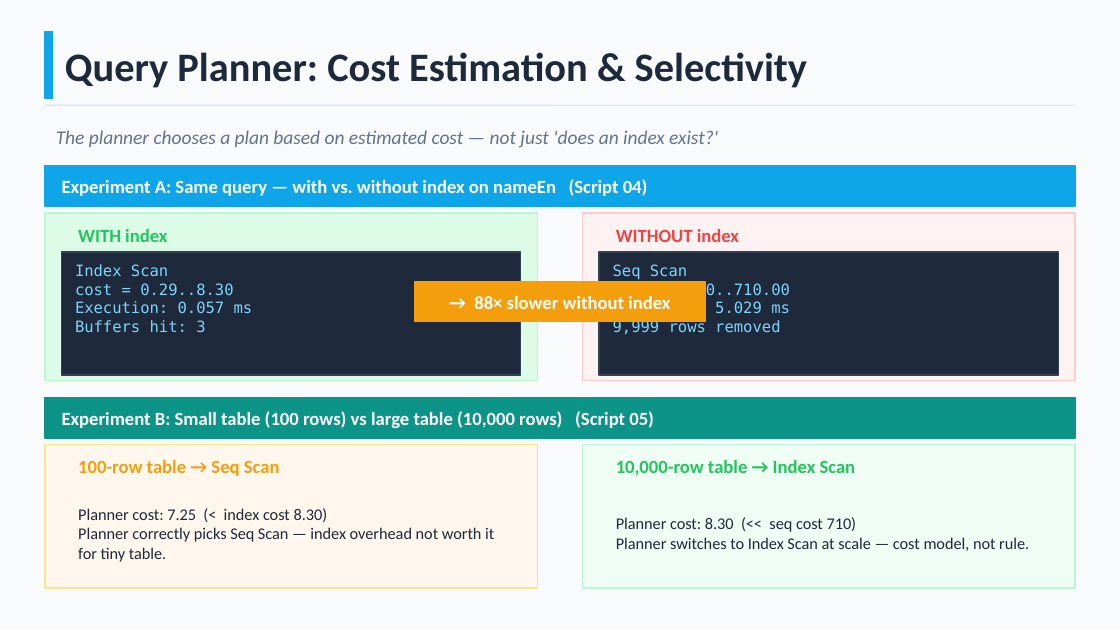
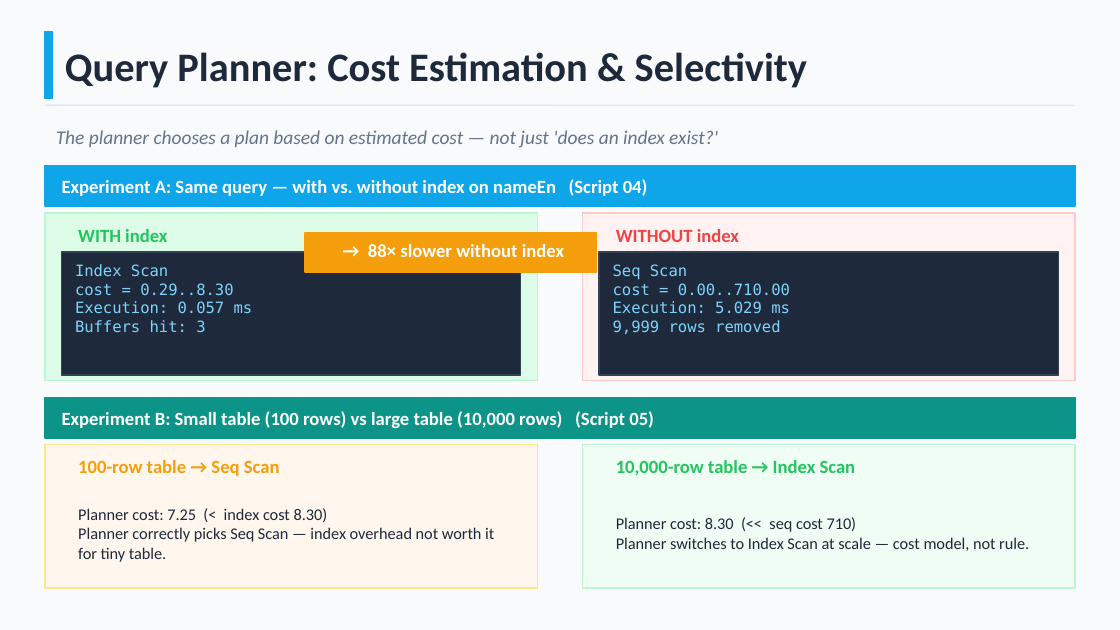
Before and after one commit to weixingwork/dsci551-project-meowlytics, a slide deck: slide 7 of dsci551/slides/Meowlytics-DSCI551-Final.pptx. Drawn at 1120x630 pixels with LibreOffice and Linux fonts; fonts in the diff are those of the drawing. Boxes give left, top, right and bottom in pixels: in the first picture for what was removed or moved away, otherwise in the second. Text is boxed around its words. In the diff, an @@ line names an element or a change of style, - is before the commit and + after.

```diff
--- a/dsci551/slides/Meowlytics-DSCI551-Final.pptx
+++ b/dsci551/slides/Meowlytics-DSCI551-Final.pptx
@@ rectangle: place and size @@
-rectangle at <box>414,282,706,321</box>
+rectangle at <box>306,233,597,272</box>
@@ text "→ 88× slower without index": place and size @@
-text "→ 88× slower without index" at <box>474,296,670,309</box>
+text "→ 88× slower without index" at <box>368,244,564,257</box>
```
Also in this commit, not shown: 10 other files.
